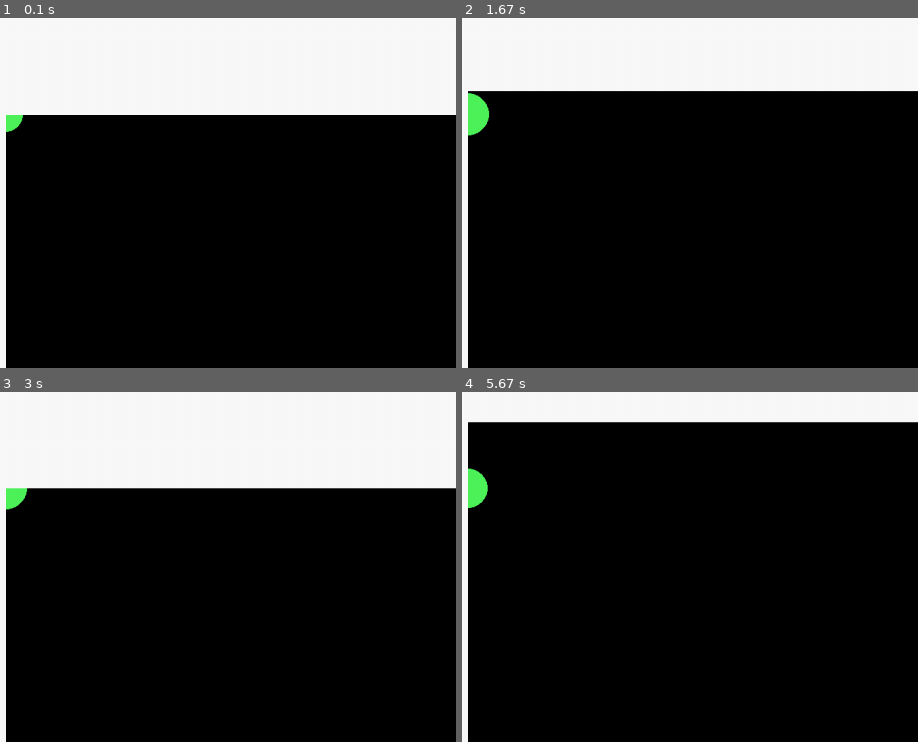
Above: before the commit, frames 1-4 (two rows, left to right).
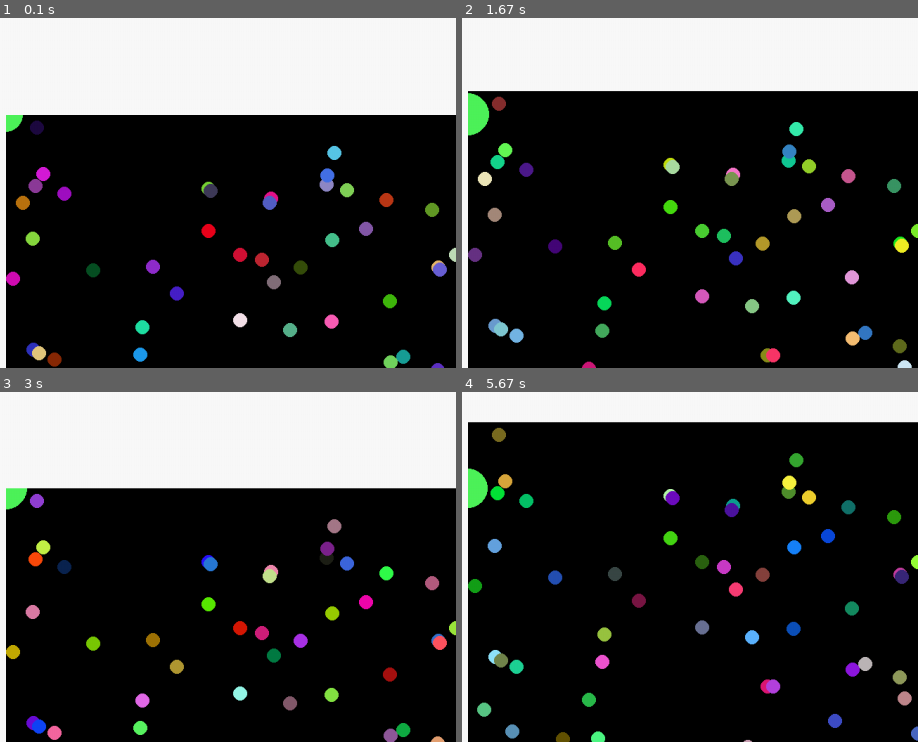
Above: after the commit, the same moments.

Repository: WarriorThirteen/compsci-project
Game: pygame game, started from resources/multiplayer.py
The game is run twice, just before and just after one commit, with the same random seed, the same clock (stepped at 60 frames per second) and the same inputs.
Inputs:
- Up to frame 1 (0.1 s): no input
- Up to frame 2 (1.67 s): hold Up 0.33-0.8 s; hold Down 0.83-1.13 s; hold S 0.83-1.13 s; tap Space at 0.9, 1.23, 1.63 s; hold Up 1.17-1.53 s; hold W 1.17-1.53 s; hold Down from 1.57 s (still down); hold S from 1.57 s (still down)
- Up to frame 3 (3 s): release Down at 1.93 s; release S at 1.93 s; hold Up 1.97-2.27 s; hold W 1.97-2.27 s; tap Space at 2.03, 2.37, 2.7 s; hold Down 2.3-2.6 s; hold S 2.3-2.6 s; hold Up from 2.63 s (still down); hold W from 2.63 s (still down)
- Up to frame 4 (5.67 s): release Up at 3 s; release W at 3 s; hold Down 3.03-3.4 s; hold S 3.03-3.4 s; tap Space at 3.1, 3.5, 3.83, 4.17, 4.57, 4.97, 5.3, 5.63 s; hold Up 3.43-3.73 s; hold W 3.43-3.73 s; hold Down 3.77-4.07 s; hold S 3.77-4.07 s; hold Up 4.1-4.47 s; hold W 4.1-4.47 s; hold Down 4.5-4.87 s; hold S 4.5-4.87 s; hold Up 4.9-5.2 s; hold W 4.9-5.2 s; hold Down 5.23-5.53 s; hold S 5.23-5.53 s; hold Up from 5.57 s (still down); hold W from 5.57 s (still down)

The runs differ from the first frame. In frame 1, 4.0% of the frame differs, in the area x 1-100%, y 29-100%; in frame 2, 4.4%; in frame 3, 3.9%; in frame 4, 4.9%, in the area x 1-100%, y 10-100%.

Commit message:
Dots, no UI

Diff:
--- a/resources/game.py
+++ b/resources/game.py
@@ -227,6 +227,8 @@
         self.DISPLAY_GEOMETRY = (DISPLAY_WIDTH, DISPLAY_HEIGHT)
         self.UPS = 50    # updates per second
 
+        self.sectors_configured = False
+
         self.MY_ID = str(gethostbyname(gethostname()))
 
 
@@ -237,8 +239,13 @@
             "mouse_mode"    : False,
             "player_colour" : "#4ef35a",
             "player_name"   : "Jad",
+
             "random_seed"   : random.randint(0, 10000),
-            "rnd_count"     : 0
+            "random_count"  : 0,
+
+            "sector_size"   : 200,
+            "dot_mass"      : 10,
+            "dot_radius"    : 10
         }
 
         WORLD_WIDTH = self.parameters["world_width"]
@@ -262,7 +269,6 @@
             self.running_flag = None
 
 
-
     def configure_game(self, config_pack):
         '''
         Configure the game's setup to match a multiplayer server / customise the game
@@ -286,8 +292,12 @@
 
 
         # Add dots
-        # TODO spawn dots
-        dot_list = dot_list
+
+        self.configure_sectors()
+
+        # Place each dot in appropriate sector
+        for dot in eval(dot_list):
+            self.place_dot(dot)
 
 
         # Merge sets of parameters
@@ -296,6 +306,58 @@
         print("[GAME]:Game Configured")
 
 
+    def configure_sectors(self):
+        '''
+        Establish the sector dictionary for the map.
+        '''
+        # Determine width and height in terms of sectors
+        self.sectors_wide = self.parameters["world_width"] // self.parameters["sector_size"] + 1
+        self.sectors_high = self.parameters["world_height"] // self.parameters["sector_size"] + 1
+
+        # Create sector dictionary
+        self.sectors = {}
+
+        for x in range(self.sectors_wide):
+            for y in range(self.sectors_high):
+                self.sectors[(x, y)] = []
+
+        self.sectors_configured = True
+        print(f"[GAME]:Configured {self.sectors_wide * self.sectors_high} sectors")
+
+
+    def spawn_dots(self, count=1):
+        '''
+        Randomly spawn a given number of dots, incrementing random count accordingly
+        '''
+        for i in range(count):
+            # Seed the randomness module
+            seed = self.parameters["random_seed"] + self.parameters["random_count"]
+            self.parameters["random_count"] += 1
+            random.seed(seed)
+
+            # Generate coordinates
+            x = random.randint(0, self.parameters["world_width"])
+            y = random.randint(0, self.parameters["world_height"])
+
+            self.place_dot((x, y))
+
+
+        print(f"[GAME]:Spawned {count} dots")
+
+
+    def place_dot(self, dot):
+        '''
+        Place a dot in its appropriate sector
+        '''
+        # Find relevant sector
+        sector_x = dot[0] // self.parameters["sector_size"]
+        sector_y = dot[1] // self.parameters["sector_size"]
+
+        # Put dot in sector
+        self.sectors[(sector_x, sector_y)].append(dot)
+
+
+
     def create_blob(self, controller, controller_type="networked"):
         '''
         Create a blob of a given type and designate its controller
@@ -309,6 +371,46 @@
         Delete a designated blob from the game
         '''
         del self.blobs[controller]
+
+
+    def check_blob_eat(self, blob):
+        '''
+        Look around a blob and see if it has eaten any nearby dots.
+        If so, delete the dot and add mass to the blob
+        '''
+        # Find blob sector coords
+        blob_x, blob_y = blob.pos
+        sector_x, sector_y = int(blob_x // self.parameters["sector_size"]), int(blob_y // self.parameters["sector_size"])
+
+        # Calculate blob size in terms of sectors, add one to allow blob overlapping sector boundaries
+        radius_in_sectors = blob.radius // self.parameters["sector_size"] + 1
+
+
+        # Determine max and min sector coords to check
+        # ! Make sure we don't exceed or undercut sector coords, i.e. reference negative coords
+        if (min_x := sector_x - radius_in_sectors) < 0:
+            min_x = 0
+        if (max_x := sector_x + radius_in_sectors) > self.sectors_wide:
+            max_x = self.sectors_wide
+
+        if (min_y := sector_y - radius_in_sectors) < 0:
+            min_y = 0
+        if (max_y := sector_y + radius_in_sectors) > self.sectors_high:
+            max_y = self.sectors_high
+
+        # Start looking
+        for x in range(min_x, max_x):
+            for y in range(min_y, max_y):
+
+                # Check every dot in each sector
+                for index, dot in enumerate(self.sectors[(x,y)]):
+
+
+                    # Eat the dot or display the dot?
+                    if math.dist((blob_x, blob_y), dot) < blob.radius:
+                        # We are close enough to eat the dot
+                        blob.add_mass(self.parameters["dot_mass"])
+                        del self.sectors[(x,y)][index]
 
 
     def info_for_new(self):
@@ -323,20 +425,20 @@
         '''
 
         # first part is our blobs and a string to recreate them
-        blobs_out = "" #"{"
+        blobs_out = ""
         for i in self.blobs:
             blobs_out += f"{i}:{str(self.blobs[i])},"
-        # blobs_out += "}"
 
 
         # now append the dot_list
-        # TODO
-        dots_out = "wee"
+        # This returns list of coords of every dot
+        # ! It just works don't touch
+        dots_out = str([a for sector in self.sectors for a in self.sectors[sector]])
 
 
         # now add parameters
         # These are the parameters we need to share with new player
-        mp_params = ("world_width", "world_height", "random_seed", "rnd_count")
+        mp_params = ("world_width", "world_height", "random_seed", "random_count")
 
         params_out = {i:self.parameters[i] for i in mp_params}
         params_out = str(params_out)
@@ -366,7 +468,7 @@
         '''
         # Transform data
         blob, mass, pos_x, pos_y = data.split(",")
-        pos = (int(pos_x), int(pos_y))
+        pos = (int(float(pos_x)), int(float(pos_y)))
         mass = int(mass)
 
         # Use data to relocate blob
@@ -388,9 +490,15 @@
         WORLD_HEIGHT = self.parameters["world_height"]
         self.WORLD_GEOMETRY = (WORLD_WIDTH, WORLD_HEIGHT)
 
-
-
-        ##  configure display and pygame settings
+        # Find width and height of screen in terms of sectors, rounded up
+        # These are halved because we look from player's position in the centre of the screen
+        # Add one to make sure dots are rendered at the edge of the screen
+        screen_sector_width = (WORLD_WIDTH // self.parameters["sector_size"] + 1) // 2 + 1
+        screen_sector_height = (WORLD_HEIGHT // self.parameters["sector_size"] + 1) // 2 + 1
+
+
+
+        # Configure display and pygame settings
         game_display = pygame.display.set_mode(self.DISPLAY_GEOMETRY)
         game_display.fill((250, 250, 250))
 
@@ -400,7 +508,7 @@
         clock = pygame.time.Clock()
 
 
-        ##  Creating things!
+        ## * Creating things!
 
 
 
@@ -422,6 +530,12 @@
         self.blobs[self.MY_ID] = player
         print(f"[GAME]:Player {self.MY_ID} Created")
         print(f"[GAME]:BLOBS LIST:{self.blobs}")
+
+
+        # If we aren't multiplayer, we haven't yet configured our sectors or spawned dots
+        if not self.sectors_configured:
+            self.configure_sectors()
+            self.spawn_dots(200)
 
 
         alive = True
@@ -445,8 +559,6 @@
                 # print(f"[GAME]:{event}")
 
 
-
-
             # * Debugging
             pressed_keys = pygame.key.get_pressed()
 
@@ -458,12 +570,46 @@
 
 
 
-
-
-            # Move things
+            # Move player
             player.move()
 
-            # display things
+
+            # * Eating time
+
+            for blob_name in self.blobs:
+                self.check_blob_eat(self.blobs[blob_name])
+
+
+            # * DISPLAY THINGS
+
+            # We need to render nearby dots
+            player_sector_x = int(player.pos[0] // self.parameters["sector_size"])
+            player_sector_y = int(player.pos[1] // self.parameters["sector_size"])
+
+            # Look across the screen from our position
+            # ! Make sure we don't exceed or undercut sector coords, i.e. reference negative coords
+            if (min_x := player_sector_x - screen_sector_width) < 0:
+                min_x = 0
+            if (max_x := player_sector_x + screen_sector_width) > self.sectors_wide:
+                max_x = self.sectors_wide
+
+            if (min_y := player_sector_y - screen_sector_height) < 0:
+                min_y = 0
+            if (max_y := player_sector_y + screen_sector_height) > self.sectors_high:
+                max_y = self.sectors_high
+
+            # Start looking
+            for x in range(min_x, max_x):
+                for y in range(min_y, max_y):
+
+                    # Check every dot in each sector
+                    for dot in self.sectors[(x,y)]:
+
+                        colour = (random.randint(0, 255), random.randint(0, 255), random.randint(0, 255))
+                        pygame.draw.circle(self.game_map, colour, dot, self.parameters["dot_radius"], self.parameters["dot_radius"])
+
+
+            # Display blobs
             for i in self.blobs:
                 self.blobs[i].display()
 
@@ -478,5 +624,5 @@
 if __name__ == "__main__":
 
     print("[GAME]:MAIN")
-    a = game()
-    a.run()
+    dummy_game = game()
+    dummy_game.run()
